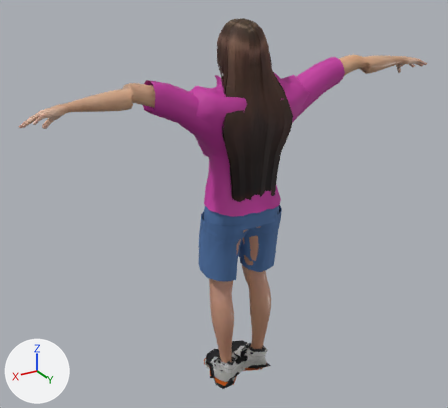
One commit to the glTF model FEL-full-app/public/models/rivals/wisp.glb: the scene before it, then after it.
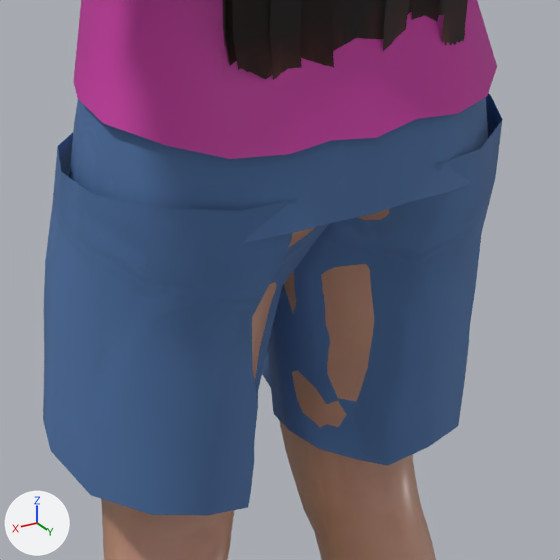
Each version appears first whole from a camera (50 mm lens) standing at (1.366, 2.099, 1.977) and looking at (0.052, -0.091, 0.882), and next in a close-up on the part from 43% to 65% of the width and 46% to 71% of the height. Lighting does not change. The marker at lower left points along +X, +Y and +Z. The first two pictures are the older version. Where no turn or scale is listed for an object, it has been applied to the vertices. Vertices at exactly the same position are counted once.

The first close-up shows 'Body', 'Hair_cap', 'Kit_shorts_shorts_jean', 'Kit_tops_top_tee'.
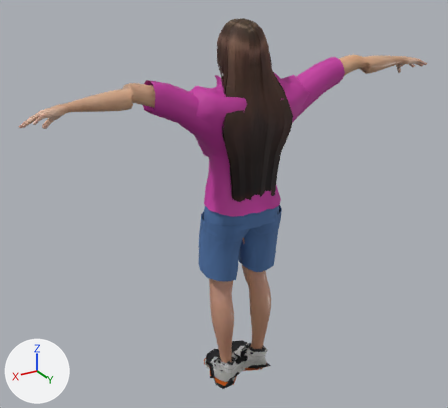
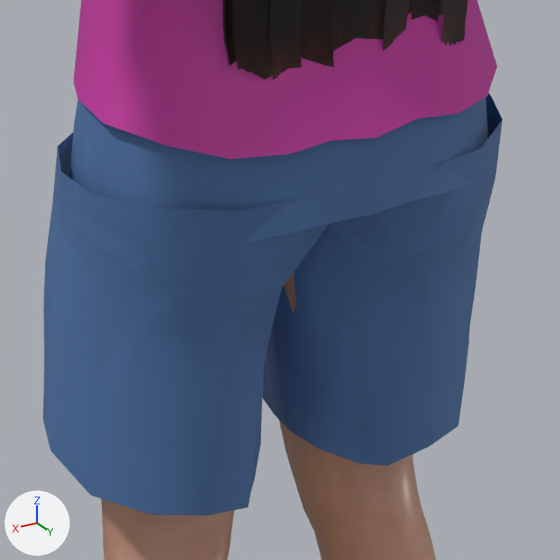
Boxes [x1, y1, x2, y2] around the edits, measured in the close-ups (560 x 560 px; the box of a moved part takes in the faces that stretch with it):
part 1 of me_jean_shorts, moved or reshaped
    before: [253, 199, 434, 466]
    after: [251, 199, 434, 490]

Diff of the bpy script that builds the scene:
```diff
--- a/FEL-full-app/public/models/rivals/wisp.glb.py
+++ b/FEL-full-app/public/models/rivals/wisp.glb.py
@@ me_jean_shorts @@
 me_jean_shorts.from_pydata(...)  # 319 vertices, 528 faces; spans x -0.19..0.194, y -0.158..0.11, z 0.557..1.028
-me_jean_shorts.vertices[138].co = (0.072, -0.134, 0.796)
-me_jean_shorts.vertices[139].co = (0.048, -0.095, 0.801)
-me_jean_shorts.vertices[143].co = (0.046, 0.067, 0.814)
-me_jean_shorts.vertices[153].co = (0.06, -0.109, 0.751)
-me_jean_shorts.vertices[157].co = (0.057, 0.023, 0.746)
-me_jean_shorts.vertices[167].co = (0.061, -0.107, 0.696)
-me_jean_shorts.vertices[171].co = (0.056, 0.019, 0.693)
-me_jean_shorts.vertices[181].co = (0.062, -0.109, 0.648)
-me_jean_shorts.vertices[185].co = (0.048, 0.02, 0.641)  # pixel (257, 406)
-me_jean_shorts.vertices[195].co = (0.071, -0.108, 0.609)
-me_jean_shorts.vertices[198].co = (0.038, -0.002, 0.595)  # pixel (253, 441)
-me_jean_shorts.vertices[209].co = (0.077, -0.099, 0.566)
-me_jean_shorts.vertices[212].co = (0.048, -0.009, 0.563)
-me_jean_shorts.vertices[234].co = (-0.038, -0.093, 0.805)
-me_jean_shorts.vertices[244].co = (-0.038, 0.067, 0.814)
-me_jean_shorts.vertices[248].co = (-0.052, -0.106, 0.749)
-me_jean_shorts.vertices[258].co = (-0.054, 0.028, 0.749)  # pixel (370, 263)
-me_jean_shorts.vertices[262].co = (-0.059, -0.11, 0.697)
-me_jean_shorts.vertices[272].co = (-0.059, 0.016, 0.691)
-me_jean_shorts.vertices[276].co = (-0.06, -0.111, 0.65)
-me_jean_shorts.vertices[286].co = (-0.058, 0.013, 0.645)
-me_jean_shorts.vertices[290].co = (-0.059, -0.107, 0.607)
-me_jean_shorts.vertices[300].co = (-0.054, 0.009, 0.6)  # pixel (354, 415)
-me_jean_shorts.vertices[301].co = (-0.041, -0.006, 0.598)  # pixel (330, 413)
-me_jean_shorts.vertices[304].co = (-0.048, -0.101, 0.567)
-me_jean_shorts.vertices[314].co = (-0.058, 0.012, 0.557)  # pixel (358, 459)
+# me_jean_shorts part 1
+me_jean_shorts.vertices[138].co = (0.071, -0.136, 0.796)
+me_jean_shorts.vertices[139].co = (0.034, -0.113, 0.802)
+me_jean_shorts.vertices[143].co = (0.043, 0.082, 0.804)  # pixel (307, 254)
+me_jean_shorts.vertices[153].co = (0.046, -0.129, 0.752)
+me_jean_shorts.vertices[157].co = (0.051, 0.039, 0.742)  # pixel (268, 305)
+me_jean_shorts.vertices[167].co = (0.044, -0.127, 0.695)
+me_jean_shorts.vertices[171].co = (0.05, 0.033, 0.691)  # pixel (264, 359)
+me_jean_shorts.vertices[181].co = (0.048, -0.127, 0.646)
+me_jean_shorts.vertices[185].co = (0.046, 0.023, 0.641)  # pixel (261, 408)
+me_jean_shorts.vertices[195].co = (0.059, -0.13, 0.605)
+me_jean_shorts.vertices[198].co = (0.034, 0.002, 0.594)  # pixel (260, 443)
+me_jean_shorts.vertices[209].co = (0.064, -0.125, 0.561)
+me_jean_shorts.vertices[212].co = (0.038, 0.0, 0.562)  # pixel (254, 478)
+me_jean_shorts.vertices[234].co = (-0.026, -0.107, 0.805)
+me_jean_shorts.vertices[244].co = (-0.034, 0.08, 0.804)  # pixel (386, 231)
+me_jean_shorts.vertices[248].co = (-0.038, -0.125, 0.75)
+me_jean_shorts.vertices[258].co = (-0.049, 0.042, 0.745)  # pixel (374, 274)
+me_jean_shorts.vertices[262].co = (-0.044, -0.13, 0.696)
+me_jean_shorts.vertices[272].co = (-0.052, 0.036, 0.689)  # pixel (372, 333)
+me_jean_shorts.vertices[276].co = (-0.046, -0.13, 0.648)
+me_jean_shorts.vertices[286].co = (-0.051, 0.031, 0.643)  # pixel (365, 381)
+me_jean_shorts.vertices[290].co = (-0.047, -0.124, 0.604)
+me_jean_shorts.vertices[300].co = (-0.048, 0.021, 0.598)  # pixel (355, 424)
+me_jean_shorts.vertices[301].co = (-0.029, 0.005, 0.596)  # pixel (325, 425)
+me_jean_shorts.vertices[304].co = (-0.039, -0.11, 0.565)  # pixel (262, 398)
+me_jean_shorts.vertices[314].co = (-0.056, 0.018, 0.557)  # pixel (360, 463)
 me_jean_shorts.materials.append(mat_shorts_shorts_jean)
```
